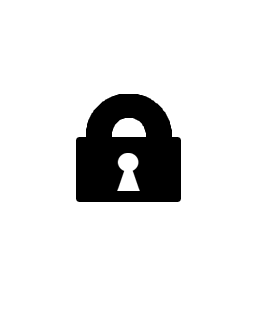
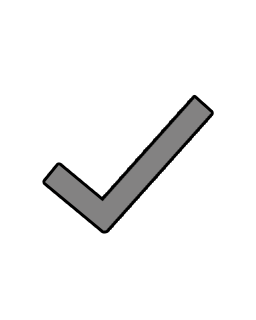
Layers edited between the first and the second 256×320 image:
showed group "completed" (2 layers), opacity 90% → 100% over [left=45, top=97, right=211, bottom=231]
hid group "lock" (1st of 2) (3 layers) over [left=79, top=97, right=178, bottom=199]
